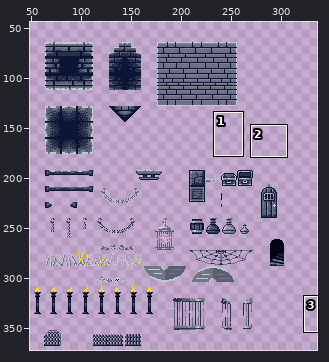
Edited in one commit: sprite sheet (blue-torch-project/_assets/sprites/tilemap/new_dungeon_tile_map.png). Above: a wide view before the commit, with the close-up outlined.
Close-up. As it was:
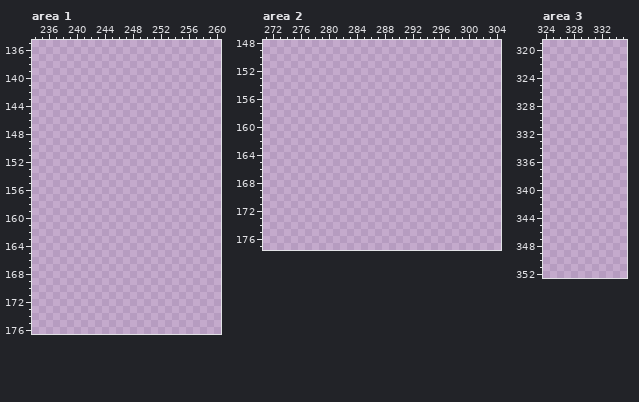
The file is 336x384 pixels. Pixels under 10% opacity are left out. Colours within 5 levels of each other are drawn and written as one. Shown: area 1: x 234..260, y 135..176; area 2: x 271..304, y 148..177; area 3: x 324..335, y 319..352. The wide view leaves out empty margins. The commit also changed other parts of the picture, which this record leaves out.
New version:
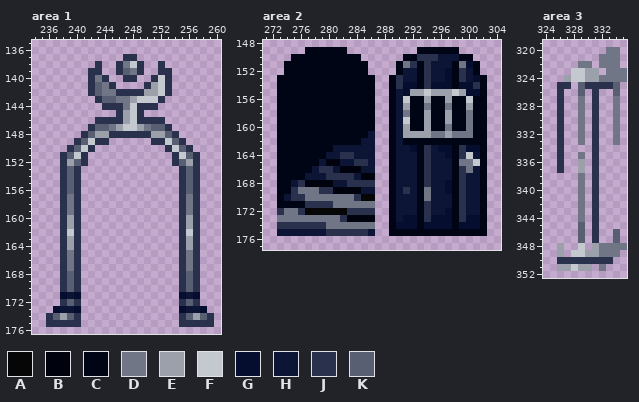
Palette (. is transparent): A #060606  B #00030e  C #000516  D #717686  E #9ba0ab  F #c4c9cf  G #060e30  H #0d1536  J #2a314d  K #595f73
The edit:
Area 1:
y 137: x 247..248 .. -> JJ
y 138: x 243 . -> J; x 246..249 .... -> JDFJ; x 252 . -> J
y 139: x 242..243 .. -> JJ; x 246..249 .... -> JKDJ; x 252..253 .. -> JJ
y 140: x 242..244 ... -> JDJ; x 247..248 .. -> JJ; x 251..253 ... -> JFJ
y 141: x 242..245 .... -> JKDJ; x 250..253 .... -> JEFJ
y 142: x 242..253 ............ -> JKDDJJJJEEFJ
y 143: x 243..252 .......... -> JKKDDEFFFJ
y 144: x 244..251 ........ -> JJJDFJJJ
y 145: x 246..249 .... -> JEFJ
y 146: x 243..252 .......... -> JJJJEFJJJJ
y 147: x 242..253 ............ -> JKKDEFFEDKKJ
y 148: x 241..254 .............. -> JKEEJJJJJJEEKJ
y 149: x 240..244 ..... -> JKFJJ; x 251..255 ..... -> JJFKJ
y 150: x 239..242 .... -> JKFJ; x 253..256 .... -> JFKJ
y 151: x 238..241 .... -> JKFJ; x 254..257 .... -> JFKJ
y 152: x 238..241 .... -> JEKJ; x 254..257 .... -> JKEJ
y 153..156: x 238..240 ... -> JKJ; x 255..257 ... -> JKJ
y 157..159: x 238..240 ... -> JDJ; x 255..257 ... -> JDJ
y 160..161: x 238..240 ... -> JEJ; x 255..257 ... -> JEJ
y 162: x 238..240 ... -> JFJ; x 255..257 ... -> JFJ
y 163..164: x 238..240 ... -> JEJ; x 255..257 ... -> JEJ
y 165..167: x 238..240 ... -> JDJ; x 255..257 ... -> JDJ
y 168..170: x 238..240 ... -> JKJ; x 255..257 ... -> JKJ
y 171: x 238..240 ... -> GHG; x 255..257 ... -> GHG
y 172: x 238..240 ... -> JKJ; x 255..257 ... -> JKJ
y 173: x 237..240 .... -> GHHG; x 255..258 .... -> GHHG
y 174: x 236..240 ..... -> JKEKJ; x 255..259 ..... -> JKEKJ
y 175: x 236..240 ..... -> JJJJJ; x 255..259 ..... -> JJJJJ
Area 2:
y 149: x 277..282 ...... -> CCCCCC; x 293..298 ...... -> CCCCCC
y 150: x 275..284 .......... -> CCCCCCCCCC; x 291..300 .......... -> CCJJJHHHCC
y 151: x 274..285 ............ -> CCCCCCCCCCCC; x 290..301 ............ -> CDJCJHHHCDGC
y 152: x 274..285 ............ -> CCCCCCCCCCCC; x 290..301 ............ -> CHHCJHHGCJHC
y 153: x 273..286 .............. -> CCCCCCCCCCCCCC; x 289..302 .............. -> CJHHCJHHGCJHGC
y 154: x 273..286 .............. -> CCCCCCCCCCCCCC; x 289..302 .............. -> CJGGCJGGGCGGJC
y 155: x 273..286 .............. -> CCCCCCCCCCCCCC; x 289..302 .............. -> CHGEEFEEEFEGGC
y 156: x 273..286 .............. -> CCCCCCCCCCCCCC; x 289..302 .............. -> CHFCCECCECCFCC
y 157: x 273..286 .............. -> CCCCCCCCCCCCCC; x 289..302 .............. -> CHECCDCCDCCECC
y 158: x 273..286 .............. -> CCCCCCCCCCCCCC; x 289..302 .............. -> CHDCCECCECCDCC
y 159: x 273..286 .............. -> CCCCCCCCCCCCCC; x 289..302 .............. -> CHFCCECCECCDCC
y 160: x 273..286 .............. -> CCCCCCCCCCCCCC; x 289..302 .............. -> CHECCECCDCCDCC
y 161: x 273..286 .............. -> CCCCCCCCCCCCCH; x 289..302 .............. -> CHEEEEDDEDDDCC
y 162: x 273..286 .............. -> CCCCCCCCCCCCHH; x 289..302 .............. -> CHCCCCCCCCCCCC
y 163: x 273..286 .............. -> CCCCCCCCHHHHHH; x 289..302 .............. -> CHHGCJHGGCJGGC
y 164: x 273..286 .............. -> CCCCCCCHHJJHHH; x 289..302 .............. -> CHHHCJHHGCJFHC
y 165: x 273..286 .............. -> CCCCCCHBBHHJJH; x 289..302 .............. -> CHHHCJHHHCDDFC
y 166: x 273..286 .............. -> CCCCCHJJHBBBHH; x 289..302 .............. -> CHHHCJHHHCJDHC
y 167: x 273..286 .............. -> CCCCHHHJJJJHBB; x 289..302 .............. -> CHHHCJHHHCJHHC
y 168: x 273..286 .............. -> CCHJBBBBHHJJJJ; x 289..302 .............. -> CHHHCJHHGCJHHC
y 169: x 273..286 .............. -> CCJDDDJJBBBBHH; x 289..302 .............. -> CHJHCDHHGCJHHC
y 170: x 273..286 .............. -> CHJJDDDDDDDJAA; x 289..302 .............. -> CHHHCDHHHCJHHC
y 171: x 273..286 .............. -> CCCCJJJJDDDDDD; x 289..302 .............. -> CHHHCJHHHCJHHC
y 172: x 273..286 .............. -> JDDJAAAAAAJJJJ; x 289..302 .............. -> CHHHCJHHGCJHHC
y 173: x 273..286 .............. -> DDDDDDDDDJBBBB; x 289..302 .............. -> CHGGCJGGGCJGGC
y 174: x 273..286 .............. -> JJJJJJJDDDDDDD; x 289..302 .............. -> CGGGCGGGGCGGGC
y 175: x 273..286 .............. -> HHHHHHHJJJJJJH; x 289..302 .............. -> CCCCCCCCCCCCCC
Area 3:
y 320: x 333..334 .. -> DD
y 321: x 332..334 ... -> DDD
y 322: x 329..330 .. -> DD; x 332..334 ... -> DDD
y 323: x 328..331 .... -> FFEE; x 333..335 ... -> DDD
y 324: x 327..335 ......... -> EFFEEDDDD
y 325: x 326..327 .. -> JJ; x 329..334 ...... -> KJJJJK
y 326: x 326 . -> J; x 329 . -> K; x 331 . -> J; x 334 . -> K
y 327..333: x 326 . -> J; x 329 . -> D; x 331 . -> J; x 334 . -> D
y 334: x 326 . -> J; x 331 . -> J
y 335: x 326 . -> J; x 329 . -> D; x 331 . -> J
y 336..337: x 326 . -> J; x 329 . -> E; x 331 . -> J
y 338..344: x 329 . -> D; x 331 . -> J
y 345: x 329 . -> K; x 331 . -> J
y 346..347: x 329 . -> K; x 331 . -> J; x 334 . -> K
y 348: x 326 . -> E; x 329 . -> F; x 331..335 ..... -> EDDDD
y 349: x 326 . -> E; x 328..334 ....... -> FFEEDDD
y 350: x 326..333 ........ -> JJJJJJJJ
y 351: x 326..330 ..... -> EEFEE; x 332 . -> D
